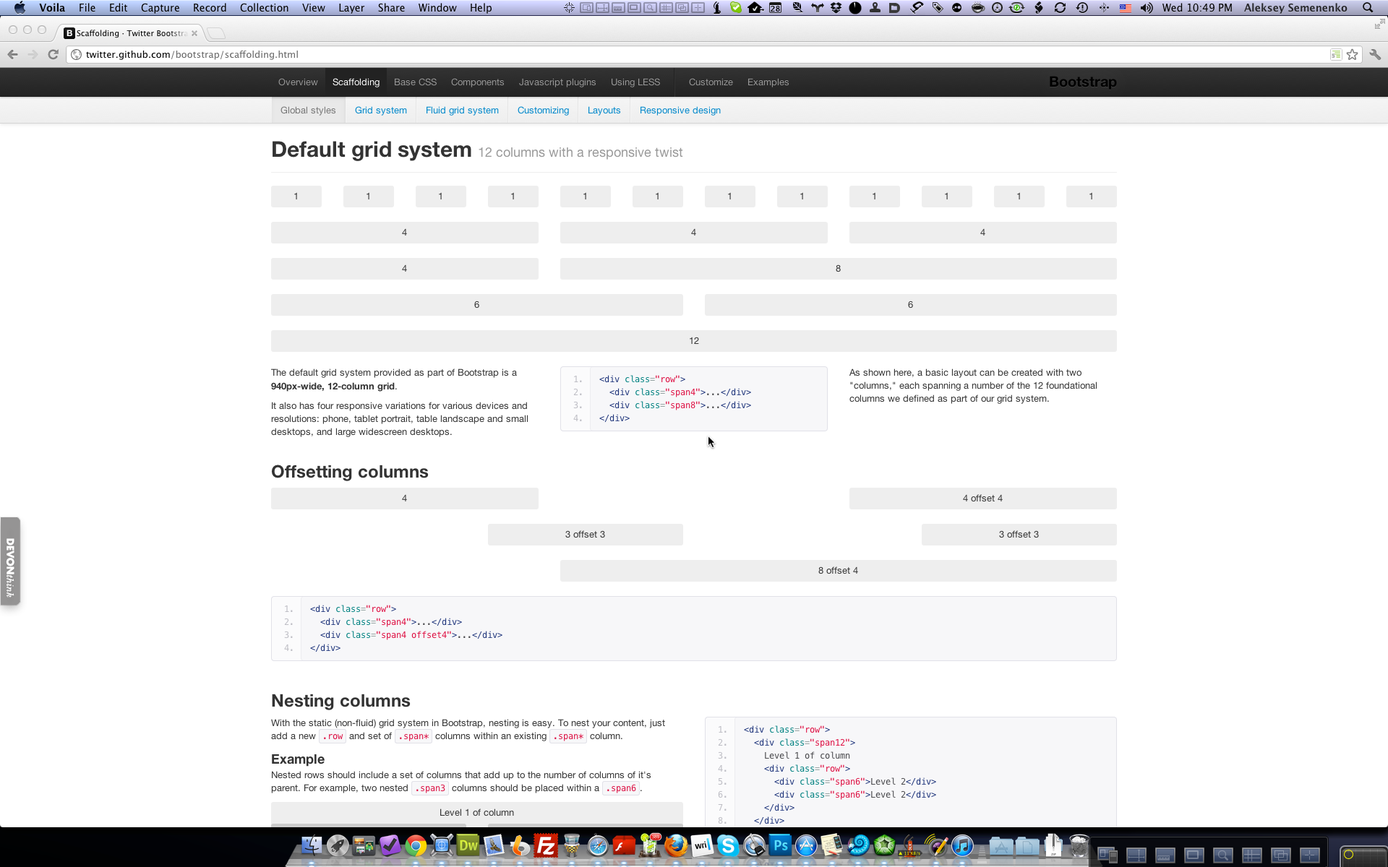
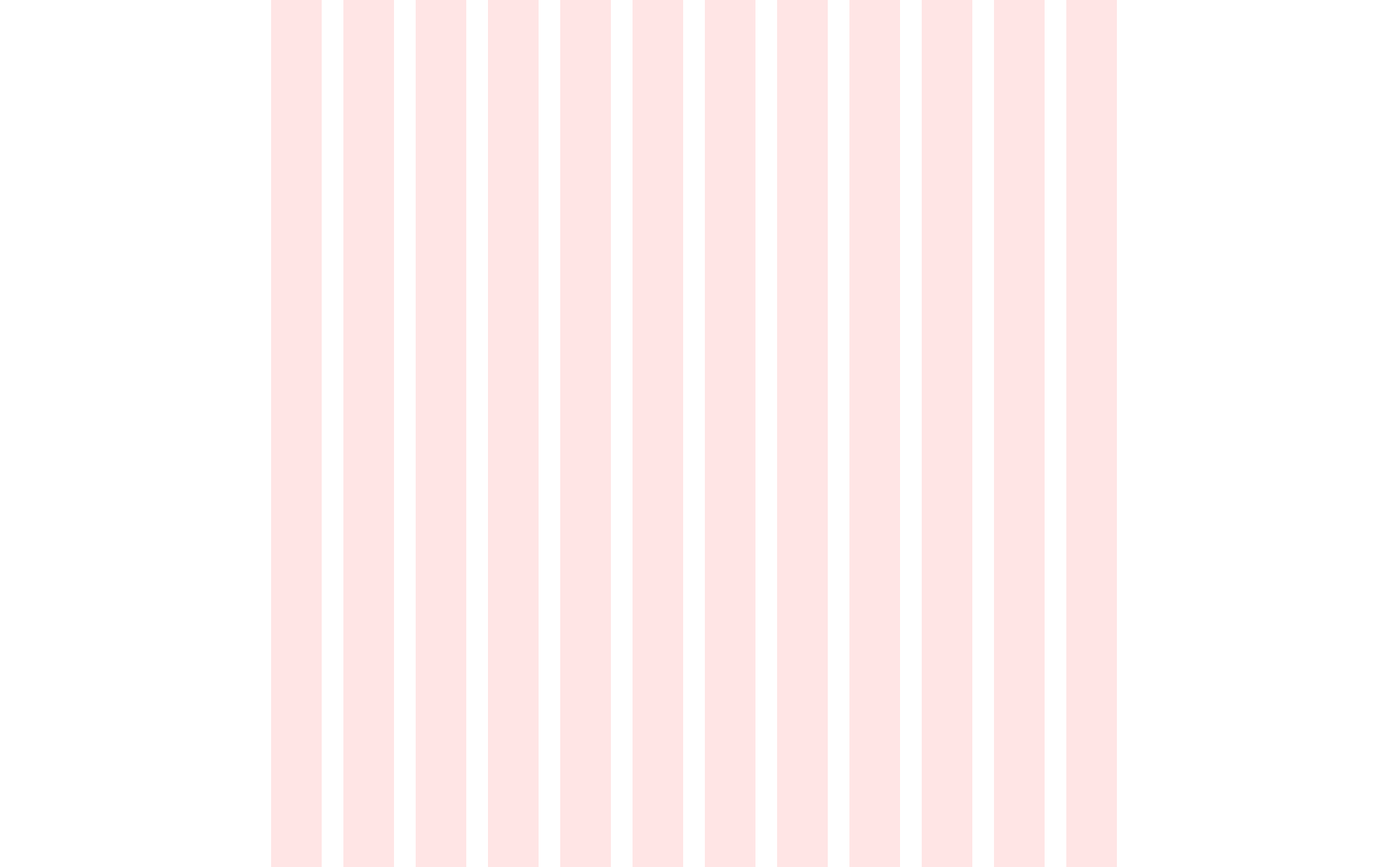
Revision of a layered 1388 x 867 image; what changed, layer by layer:
added group "Grid" (10%) with 12 layers above "Layer 0" over 271, 0, 1117, 867
added layer "12" in group "Grid" over 1065, 0, 1117, 867
added layer "11" in group "Grid" over 993, 0, 1045, 867
added layer "10" in group "Grid" over 921, 0, 973, 867
added layer "9" in group "Grid" over 849, 0, 900, 867
added layer "8" in group "Grid" over 776, 0, 828, 867
added layer "7" in group "Grid" over 704, 0, 756, 867
added layer "6" in group "Grid" over 632, 0, 683, 867
added layer "5" in group "Grid" over 560, 0, 611, 867
added layer "4" in group "Grid" over 487, 0, 539, 867
added layer "3" in group "Grid" over 415, 0, 467, 867
added layer "2" in group "Grid" over 343, 0, 394, 867
added layer "1" in group "Grid" over 271, 0, 322, 867
